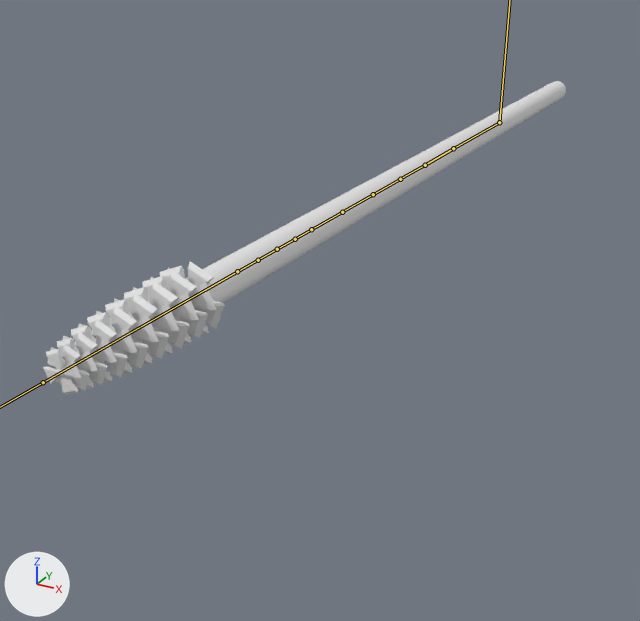
Before and after pictures for a commit that changed the FBX model care-up/Assets/Resources_moved/Models/BrushProthesis_Small.fbx.
The view is the same before and after, from a 50 mm camera at (0.0508, -0.1624, 0.0346) aimed at (-0.0117, -0.0487, -0.0222). Every picture has the same lights, and +X, +Y and +Z are marked at lower left. The bones that bend it are drawn over the model as lines.

Names of what the first picture shows: 'BrushPart', 'Lashes', 'MainPart'.
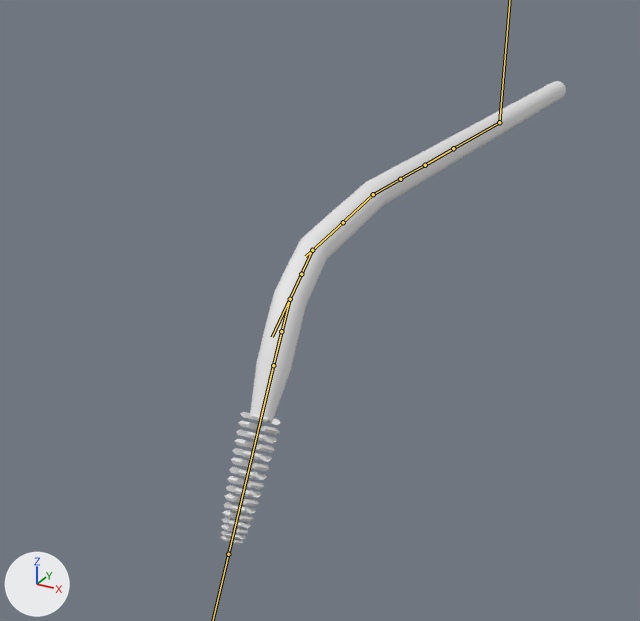
The newer file adds an action. The first version stands in its rest pose; the second is drawn at frame 1218 of the action 'Armature|_SmallBrush_SQ9-17_L_Lib'.

Changed parts and their boxes (x1, y1, x2, y2) in the pictures (640 x 621 px):
'MainPart', posed (17% narrower, 48% taller): before (185, 81, 566, 310); after (250, 81, 566, 421)
'Lashes', posed (66% narrower): before (43, 262, 225, 395); after (220, 412, 282, 544)
'BrushPart', posed: before (56, 306, 171, 377); after (230, 421, 262, 542)
bone 'Bone.005', root to tip: before (373, 194) to (339, 213); after (373, 194) to (340, 225)
bone 'Bone.006', root to tip: before (311, 229) to (268, 254); after (312, 250) to (284, 310)
bone 'Bone.007', root to tip: before (277, 249) to (228, 277); after (290, 299) to (269, 380)
bone 'Bone.010', root to tip: before (258, 260) to (205, 290); after (281, 331) to (261, 415)
bone 'Bone.009', root to tip: before (237, 271) to (43, 382); after (273, 365) to (228, 554)

The edits, one by one:
Bone 'Bone.005' (bone_bone_005) turns from (0, 0, 0) to (-9, 0, 0) degrees about its own x, y and z.
Bone 'Bone.006' (bone_bone_006) turns from (0, 0, 0) to (-18, 4, 6) degrees about its own x, y and z.
Bone 'Bone.007' (bone_bone_007) turns from (0, 0, 0) to (-24, 1, -2) degrees about its own x, y and z.
Bone 'Bone.010' (bone_bone_010) turns from (0, 0, 0) to (-5, -1, -2) degrees about its own x, y and z.
Bone 'Bone.009' (bone_bone_009) is rescaled from (1.0, 1.0, 1.0) to (0.66, 0.77, 0.66).
